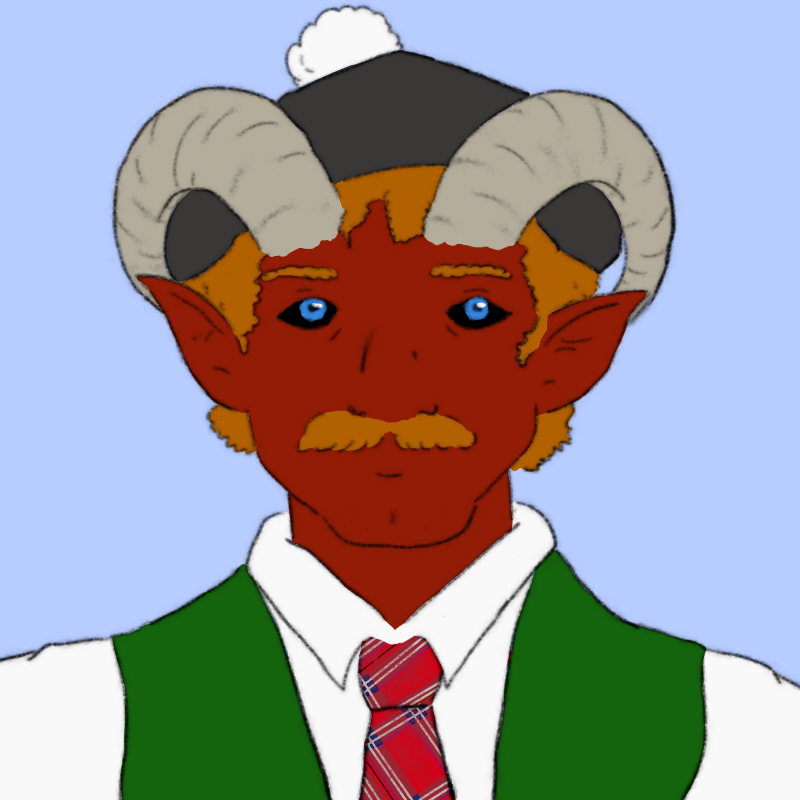
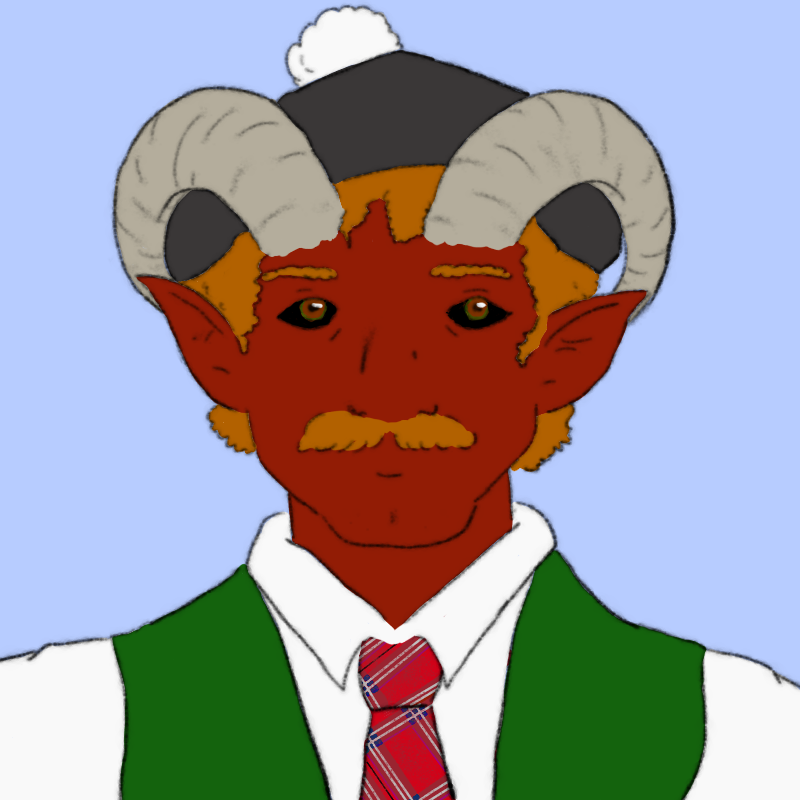
Layered file, before and after one edit (800 × 800). Changes by layer:
painted on "Calque de dessin 2" over (296, 295, 491, 322)
painted on "Calque de dessin 5" over (296, 295, 491, 322)
painted on "Calque de dessin 3" over (296, 295, 491, 322)
painted on "Calque de dessin 4" over (296, 295, 491, 322)
